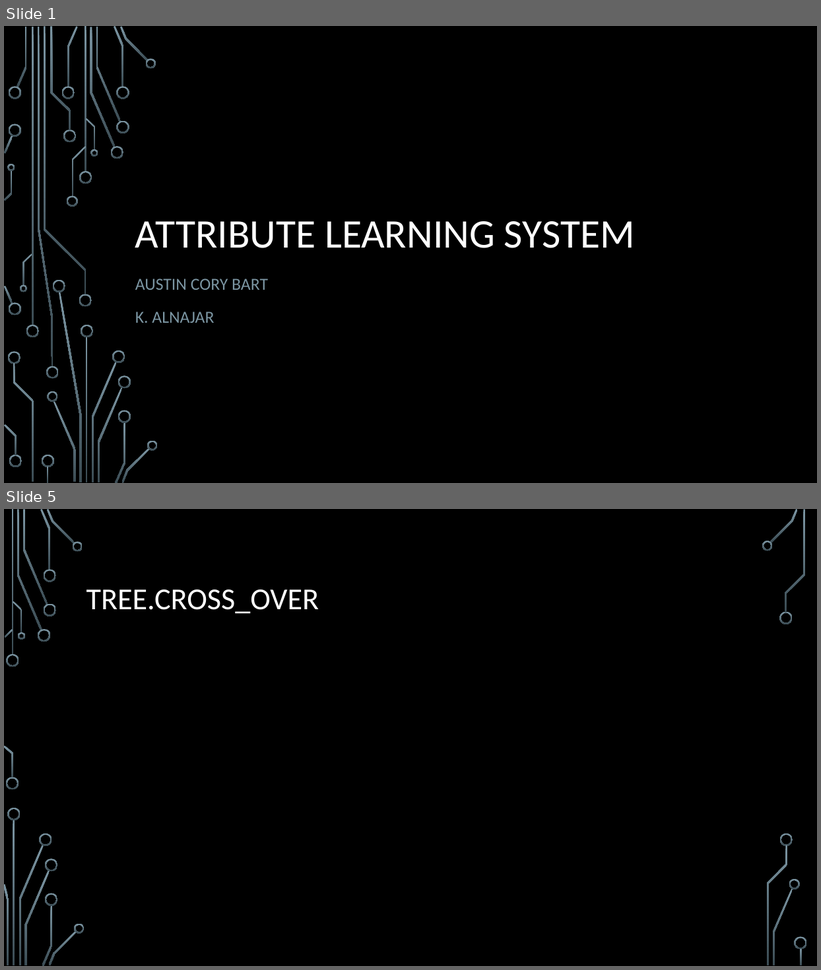
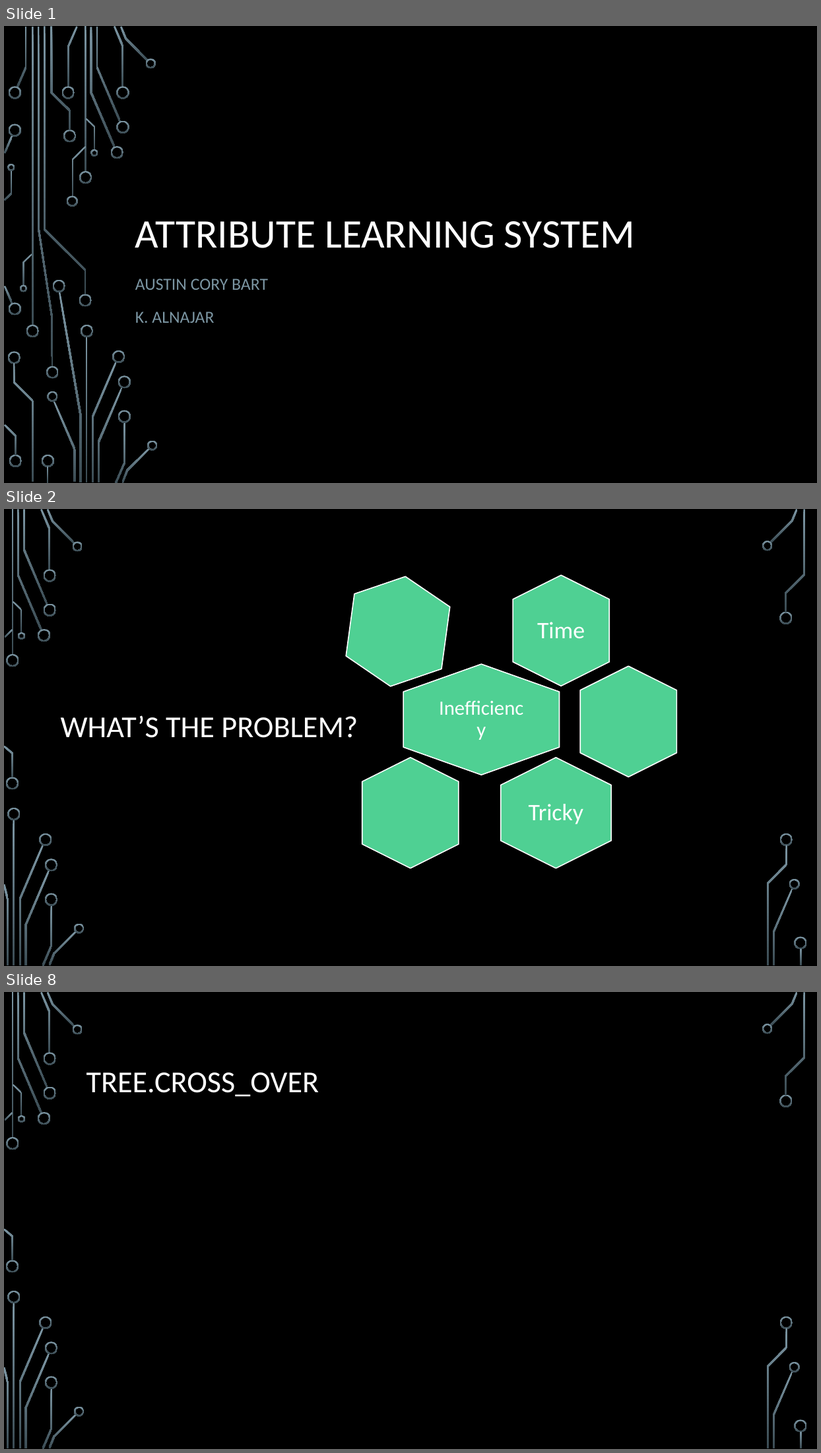
Before and after one commit to acbart/attribute-learning-system, a slide deck: presentation/Attribute Learning System Presentation.pptx. Shown one above the other, each under a label of ours: slides 1 and 5 before the commit, slides 1, 2 and 8 after it; the slides between them are not shown. The pictures are 821x970 and 821x1453 pixels, drawn with LibreOffice and Linux fonts; fonts in the diff are those of the drawing; background and template pictures are left out. Boxes give left, top, right and bottom in pixels: in the first picture for what was removed or moved away, otherwise in the second. Text is boxed around its words. In the diff, an @@ line names an element or a change of style, - is before the commit and + after.

```diff
--- a/presentation/Attribute Learning System Presentation.pptx
+++ b/presentation/Attribute Learning System Presentation.pptx
@@ slide 2 added at (4,509,817,966), background picture (left out); not listed: 36 template elements that a slide beside it also shows @@
@@ title added at (61,716,358,738), 36 pt, text #FFFFFF @@
+WHAT’S THE PROBLEM?
@@ group added at (343,570,677,869): 6 hexagons, 3 texts @@
+Time
+Inefficiency
+Tricky
@@ what was slide 5 is now slide 8 @@
```
Also in this commit, not shown: 2 slides changed, 5 other slides added, 1 other file.
